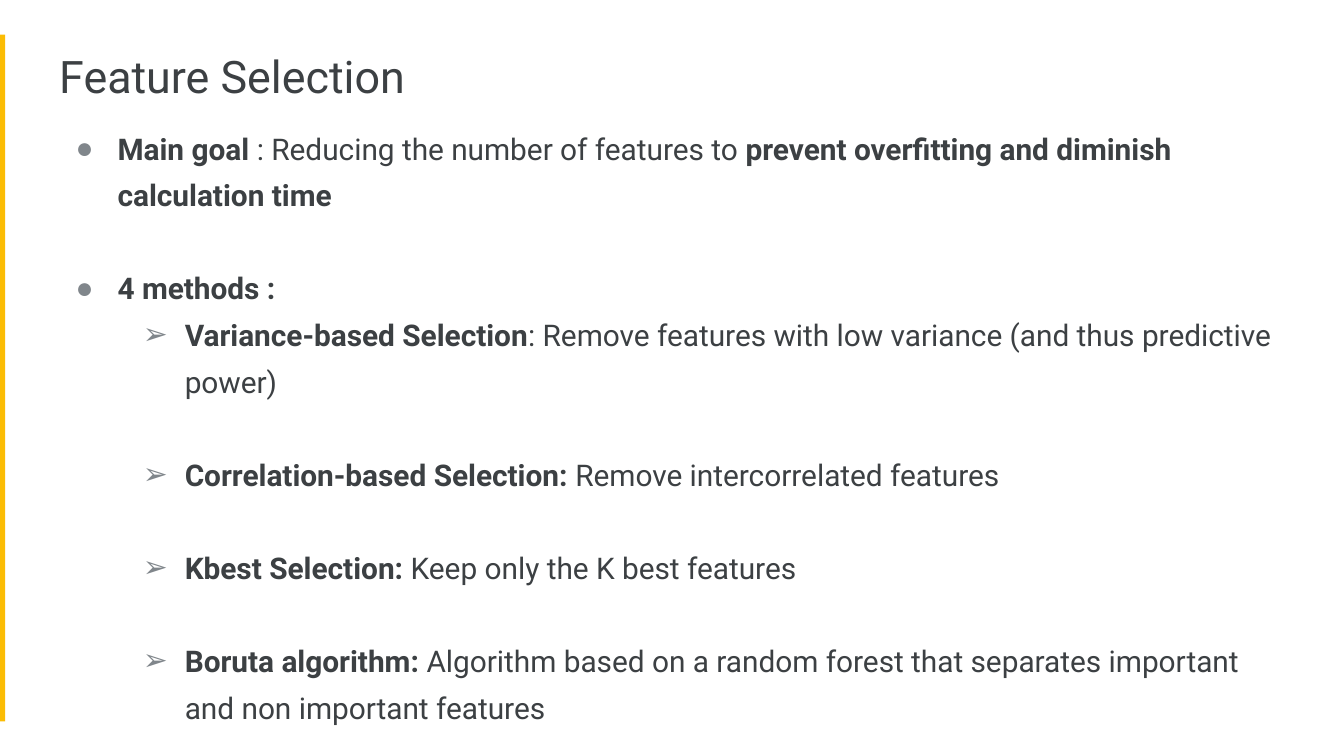
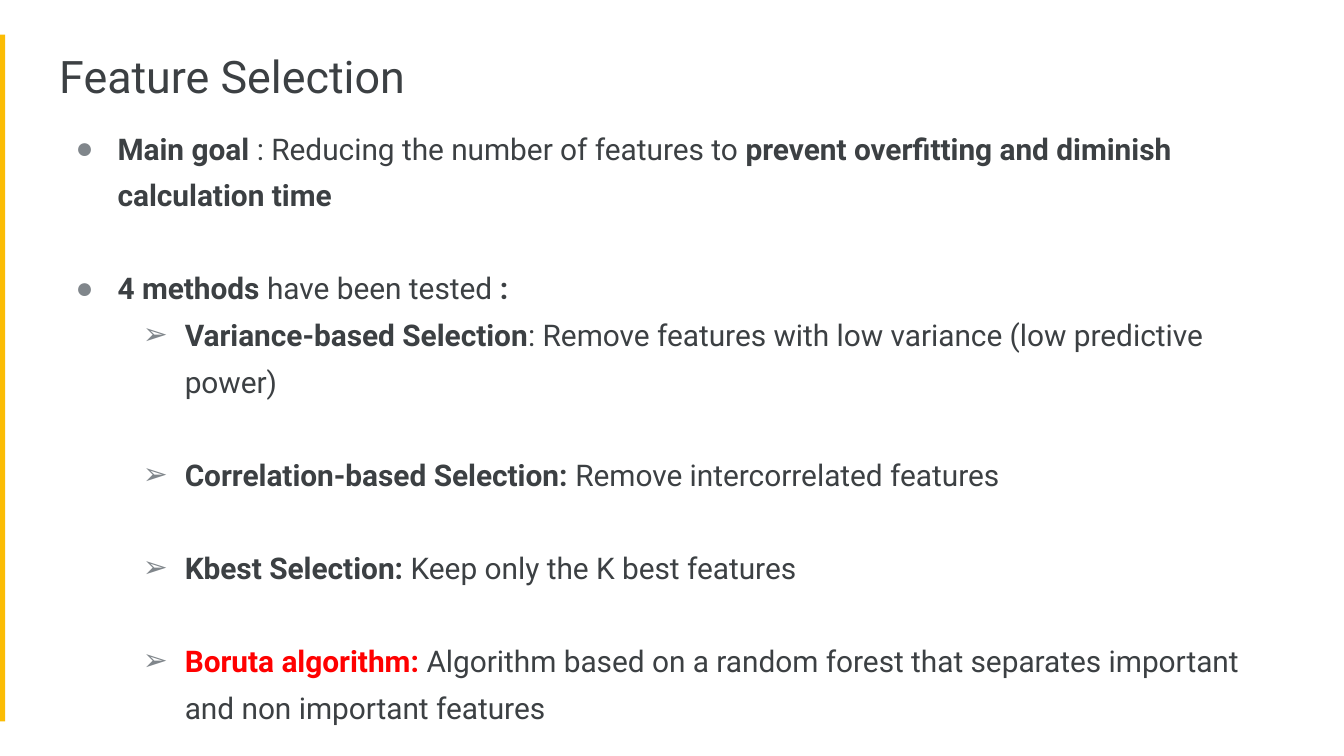
Before and after one commit to Faskill/Borrower-Scoring-Algorithm, a slide deck: slide 9 of P4_02_Presentation.pptx. Drawn at 1344x756 pixels with LibreOffice and Linux fonts; fonts in the diff are those of the drawing. Boxes give left, top, right and bottom in pixels: in the first picture for what was removed or moved away, otherwise in the second. Text is boxed around its words. In the diff, an @@ line names an element or a change of style, - is before the commit and + after.

```diff
--- a/P4_02_Presentation.pptx
+++ b/P4_02_Presentation.pptx
@@ text at [118,276,1203,400]: text changed @@
-● 4 methods :
-  ➢ Variance-based Selection: Remove features with low variance (and thus predictive power)
+● 4 methods have been tested :
+  ➢ Variance-based Selection: Remove features with low variance (low predictive power)
@@ text at [185,649,1239,725]: text colour #3C4043 to #FF0000 in "Boruta algorithm:" @@
```
Also in this commit, not shown: 4 other slides changed, 1 slide added, 1 slide removed, 4 other files.
